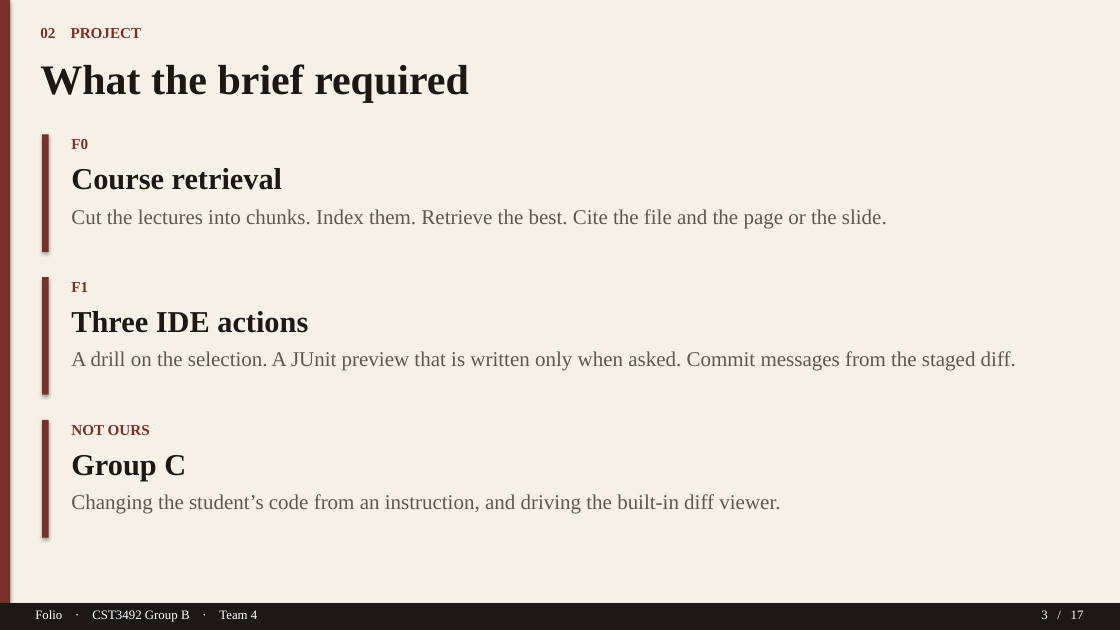
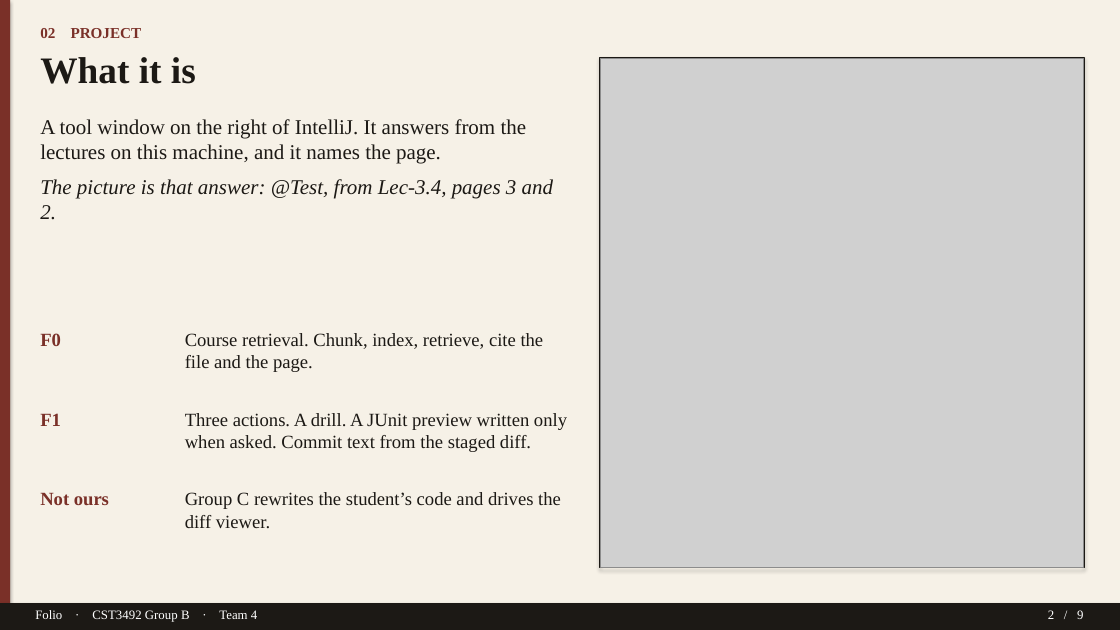
Before and after one commit to TTAWDTT/folio, a slide deck: slide 2 of submission/documents/Folio-GroupB-Team4-Slides.pptx (slide 3 before the commit). Drawn at 1120x630 pixels with LibreOffice and Linux fonts; fonts in the diff are those of the drawing; grey boxes stand for pictures. Boxes give left, top, right and bottom in pixels: in the first picture for what was removed or moved away, otherwise in the second. Text is boxed around its words. In the diff, an @@ line names an element or a change of style, - is before the commit and + after.

```diff
--- a/submission/documents/Folio-GroupB-Team4-Slides.pptx
+++ b/submission/documents/Folio-GroupB-Team4-Slides.pptx
@@ text at (40,57,196,84): text changed; size 36 to 32 pt @@
-What the brief required
+What it is
@@ rectangle added at (600,58,1085,568), outline #1C1915 1 pt @@
@@ picture added at (601,59,1084,567) @@
@@ text added at (40,119,553,220), 18 pt, text #1C1915 @@
+A tool window on the right of IntelliJ. It answers from the lectures on this machine, and it names the page.
+The picture is that answer: @Test, from Lec-3.4, pages 3 and 2.
@@ rectangle removed at (42,134,49,252) @@
@@ rectangle removed at (42,277,49,395) @@
@@ text added at (40,333,61,346), 16 pt, text #7A3028, bold @@
+F0
@@ text at (185,333,544,372): text changed; size 18 to 16 pt; text colour #5E574E to #1C1915 @@
-F0
-Course retrieval
-Cut the lectures into chunks. Index them. Retrieve the best. Cite the file and the page or the slide.
+Course retrieval. Chunk, index, retrieve, cite the file and the page.
@@ text added at (40,413,61,426), 16 pt, text #7A3028, bold @@
+F1
@@ text at (185,413,567,452): text changed; size 18 to 16 pt; text colour #5E574E to #1C1915 @@
-F1
-Three IDE actions
-A drill on the selection. A JUnit preview that is written only when asked. Commit messages from the staged diff.
+Three actions. A drill. A JUnit preview written only when asked. Commit text from the staged diff.
@@ rectangle removed at (42,420,49,538) @@
@@ text added at (40,493,109,505), 16 pt, text #7A3028, bold @@
+Not ours
@@ text at (185,492,561,528): text changed; size 18 to 16 pt; text colour #5E574E to #1C1915 @@
-NOT OURS
-Group C
-Changing the student’s code from an instruction, and driving the built-in diff viewer.
+Group C rewrites the student’s code and drives the diff viewer.
@@ text at (1048,610,1083,619): text changed @@
-3 / 17
+2 / 9
```
Also in this commit, not shown: 8 other slides changed, 8 slides removed, 5 other files.
